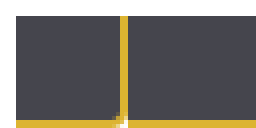
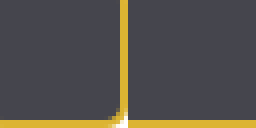
Before/after of a 256x128 layered artwork. What changed in the layer stack:
painted on "Rectangle 1" over 128, 0, 256, 16
painted on "Rounded Rectangle 2" over 0, 0, 128, 128
